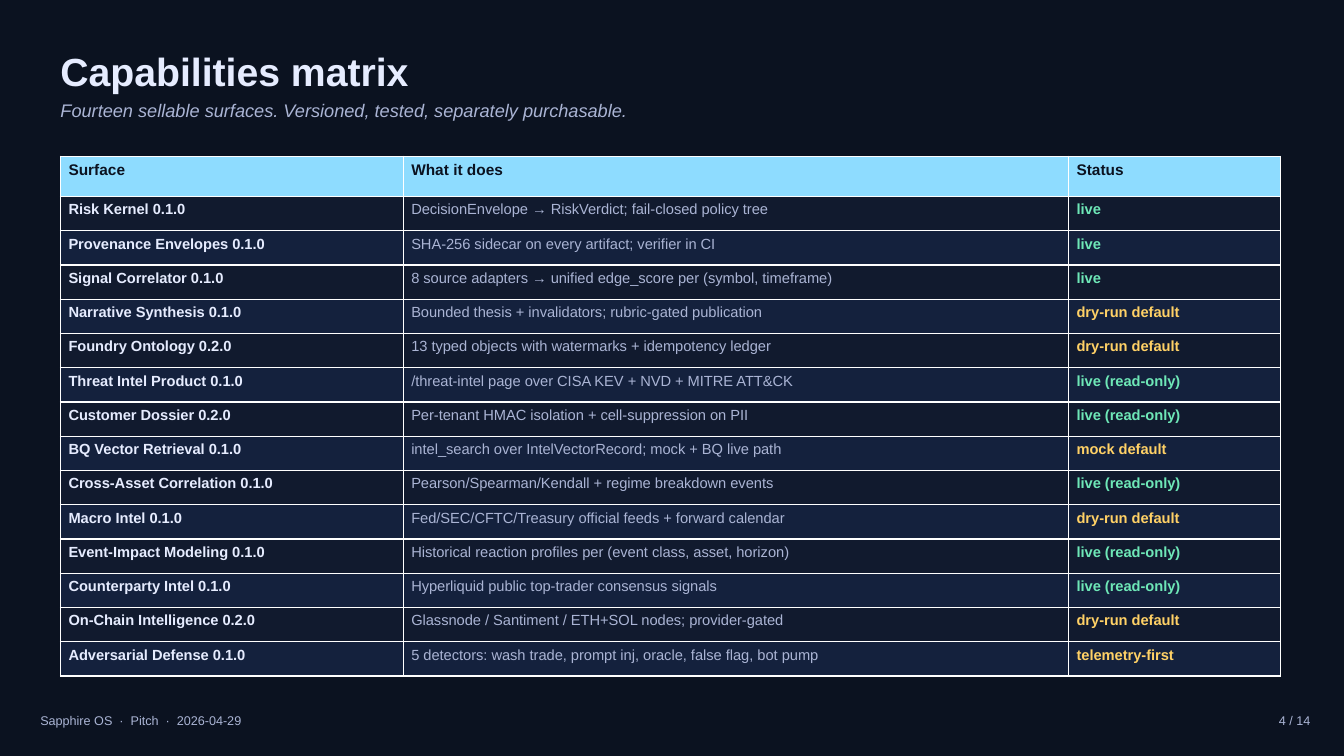
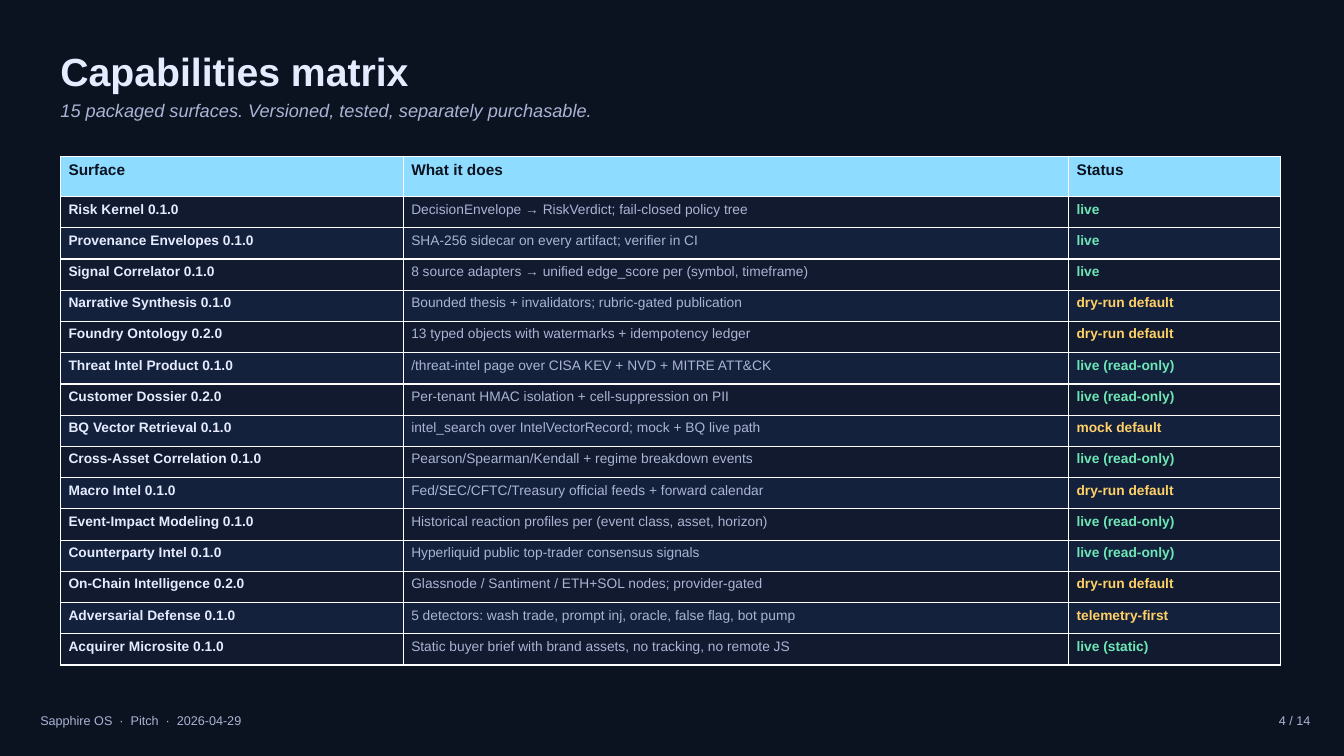
Before and after one commit to arigatoexpress/Sapphire, a slide deck: slide 4 of docs/diligence/sapphire-pitch-deck-2026-04-29.pptx. Drawn at 1344x756 pixels with LibreOffice and Linux fonts; fonts in the diff are those of the drawing. Boxes give left, top, right and bottom in pixels: in the first picture for what was removed or moved away, otherwise in the second. Text is boxed around its words. In the diff, an @@ line names an element or a change of style, - is before the commit and + after.

```diff
--- a/docs/diligence/sapphire-pitch-deck-2026-04-29.pptx
+++ b/docs/diligence/sapphire-pitch-deck-2026-04-29.pptx
@@ text at <box>60,104,592,121</box>: text changed @@
-Fourteen sellable surfaces. Versioned, tested, separately purchasable.
+15 packaged surfaces. Versioned, tested, separately purchasable.
@@ table at <box>60,156,1280,665</box> @@
+row 16: Acquirer Microsite 0.1.0 | Static buyer brief with brand assets, no tracking, no remote JS | live (static)
```
Also in this commit, not shown: 6 other slides changed, 4 other files.
